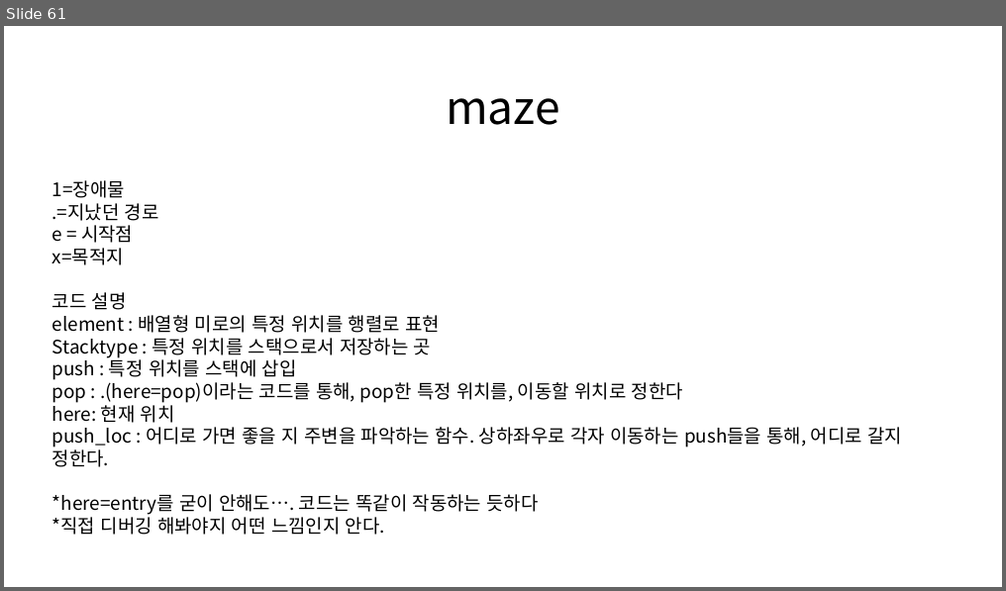
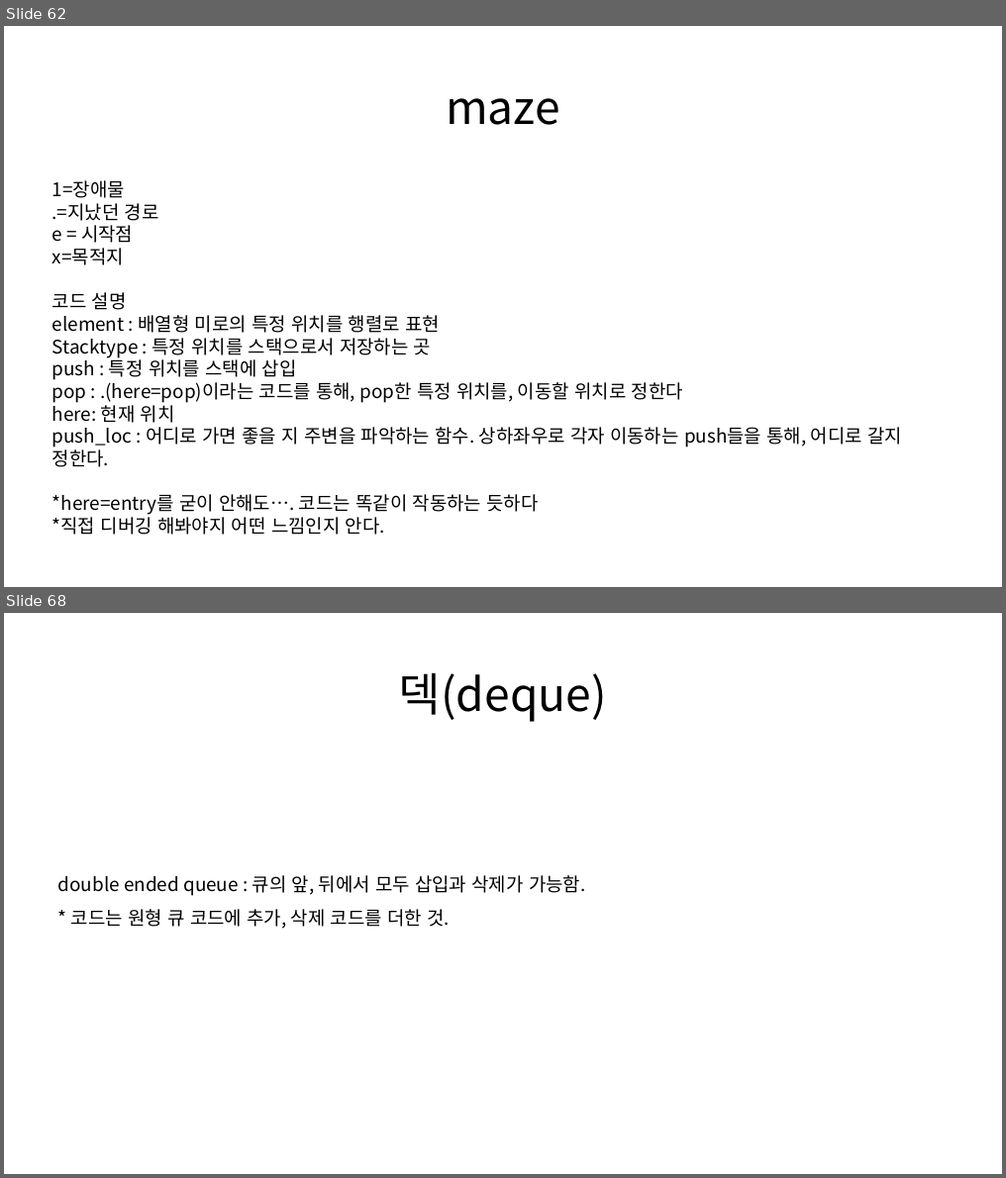
Before and after one commit to Seong221/College-Study-PPT, a slide deck: Data Structure_upload.pptx. Shown one above the other, each under a label of ours: slide 61 before the commit, slides 62 and 68 after it; the slides between them are not shown. The pictures are 1006x591 and 1006x1178 pixels, drawn with LibreOffice and Linux fonts; fonts in the diff are those of the drawing. Boxes give left, top, right and bottom in pixels: in the first picture for what was removed or moved away, otherwise in the second. Text is boxed around its words. In the diff, an @@ line names an element or a change of style, - is before the commit and + after.

```diff
--- a/Data Structure_upload.pptx
+++ b/Data Structure_upload.pptx
@@ slide 68 added at (4, 613, 1002, 1174), background #FFFFFF @@
@@ title added at (399, 673, 607, 722), 44 pt, text #000000 @@
+덱(deque)
@@ text added at (58, 875, 585, 929), 18 pt, text #000000 @@
+double ended queue : 큐의 앞, 뒤에서 모두 삽입과 삭제가 가능함.
+* 코드는 원형 큐 코드에 추가, 삭제 코드를 더한 것.
@@ what was slide 61 is now slide 62 @@
```
Also in this commit, not shown: 1 slide changed, 12 other slides added, 1 slide removed, 1 other file.
